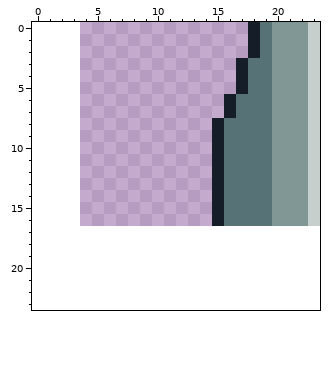
Pixel-art file: simple_ground_36.aseprite. The picture above was drawn from the file before the commit.
20x17 pixels, 1 frame. The old version is drawn lined up with the new one, on the new canvas.
Now the later version:
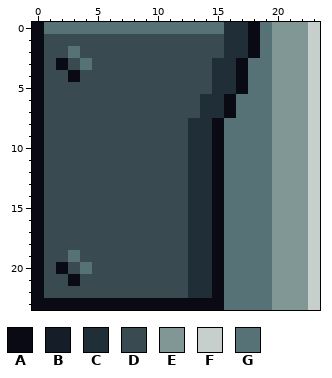
Palette (. is transparent): A #090a14  B #151d28  C #202e37  D #394a50  E #819796  F #c7cfcc  G #577277
Change:
{"change": "canvas 20x17 -> 24x24, the old top-left corner now at 4,0"}
{"y":0,"x":0,"old":"..................B","new":"AGGGGGGGGGGGGGGGCCA"}
{"y":1,"x":0,"old":"..................B","new":"ADDDDDDDDDDDDDDDCCA"}
{"y":2,"x":0,"old":"..................B","new":"ADDGDDDDDDDDDDDDCCA"}
{"y":3,"x":0,"old":".................B","new":"ADADGDDDDDDDDDDCCA"}
{"y":4,"x":0,"old":".................B","new":"ADDADDDDDDDDDDDCCA"}
{"y":5,"x":0,"old":".................B","new":"ADDDDDDDDDDDDDDCCA"}
{"y":6,"x":0,"old":"................B","new":"ADDDDDDDDDDDDDCCA"}
{"y":7,"x":0,"old":"................B","new":"ADDDDDDDDDDDDDCCA"}
{"y":8,"x":0,"old":"...............B","new":"ADDDDDDDDDDDDCCA"}
{"y":9,"x":0,"old":"...............B","new":"ADDDDDDDDDDDDCCA"}
{"y":10,"x":0,"old":"...............B","new":"ADDDDDDDDDDDDCCA"}
{"y":11,"x":0,"old":"...............B","new":"ADDDDDDDDDDDDCCA"}
{"y":12,"x":0,"old":"...............B","new":"ADDDDDDDDDDDDCCA"}
{"y":13,"x":0,"old":"...............B","new":"ADDDDDDDDDDDDCCA"}
{"y":14,"x":0,"old":"...............B","new":"ADDDDDDDDDDDDCCA"}
{"y":15,"x":0,"old":"...............B","new":"ADDDDDDDDDDDDCCA"}
{"y":16,"x":0,"old":"...............B","new":"ADDDDDDDDDDDDCCA"}
{"y":17,"x":0,"old":"........................","new":"ADDDDDDDDDDDDCCAGGGGEEEF"}
{"y":18,"x":0,"old":"........................","new":"ADDDDDDDDDDDDCCAGGGGEEEF"}
{"y":19,"x":0,"old":"........................","new":"ADDGDDDDDDDDDCCAGGGGEEEF"}
{"y":20,"x":0,"old":"........................","new":"ADADGDDDDDDDDCCAGGGGEEEF"}
{"y":21,"x":0,"old":"........................","new":"ADDADDDDDDDDDCCAGGGGEEEF"}
{"y":22,"x":0,"old":"........................","new":"ADDDDDDDDDDDDCCAGGGGEEEF"}
{"y":23,"x":0,"old":"........................","new":"AAAAAAAAAAAAAAAAGGGGEEEF"}
{"label":"changed","picture_box":[32,22,320,310]}
